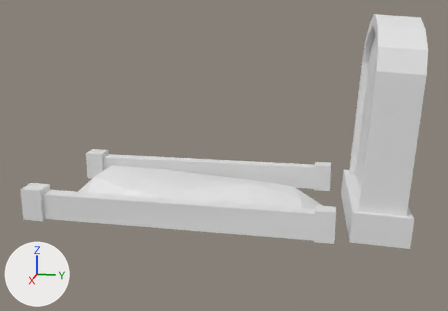
The OBJ model PressureEngineViewer/Res/Tombstone.obj: old version first, new version second.
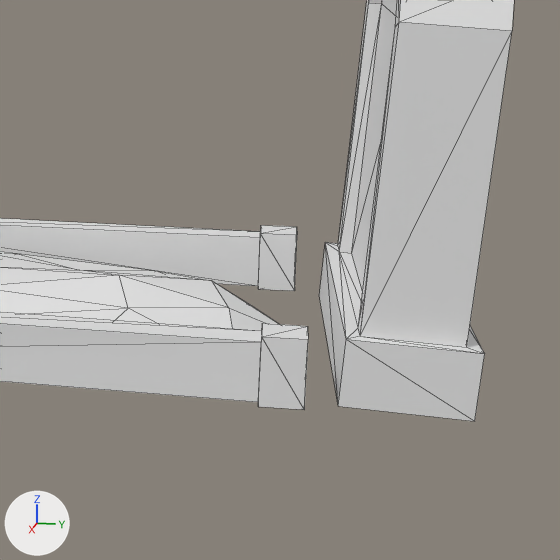
There are two pictures of each version: one whole from a camera (50 mm lens) standing at (11.48, -0.69, 3.61) and looking at (0.16, -2.95, 0.78), one close up on the part from 44% to 100% of the width and 20% to 100% of the height. The lights are fixed; the arrows at lower left show +X, +Y and +Z. The close-ups show mesh edges as thin lines. Where no turn or scale is listed for an object, it has been applied to the vertices.

The scene before the commit, as lines of its bpy script (objects in view):
```python
me_cube_cube_001 = bpy.data.meshes.new('Cube_Cube.001')
me_cube_cube_001.from_pydata(...)  # 122 vertices, 220 faces; spans x -1.58..1.72, y -6.38..0.52, z -0.37..3.42
# before: 8 (1.54, -0.55, -0.26) at pixel (338, 406), 10 (1.48, 0.44, -0.32) at pixel (474, 421), 12 (-1.4, -0.74, -0.31) at pixel (319, 295), 14 (-1.46, 0.25, -0.37)
ob_cube_cube_001 = bpy.data.objects.new('Cube_Cube.001', me_cube_cube_001)
ob_cube_cube_001.location = (0.0, 0.0, 0.0)
```
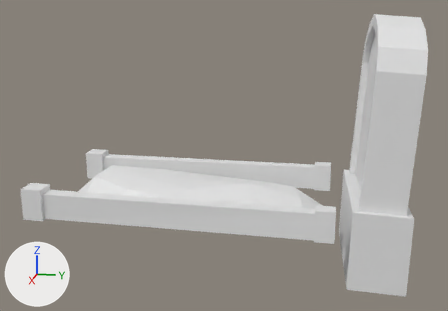
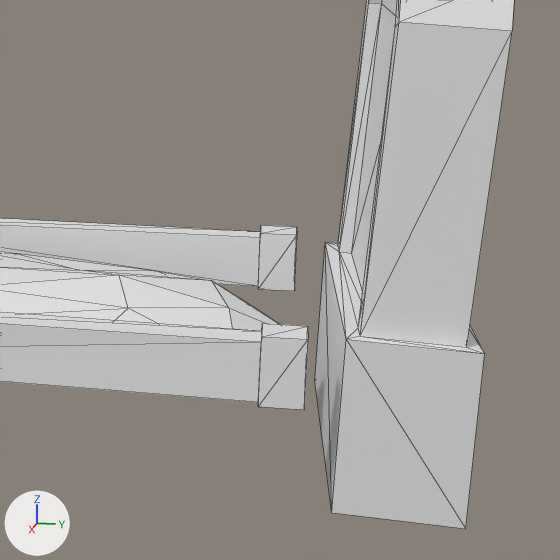
The change, as a list of edits to the scene's bpy script:
```text
Change me_cube_cube_001:
    where me_cube_cube_001.from_pydata(...)  # 122 vertices, 220 faces; spans x -1.58..1.72, y -6.38..0.52, z -0.37..3.42
    used by ob_cube_cube_001; location = (0.0, 0.0, 0.0)
    me_cube_cube_001 part 1
    add for i in [8, 10, 12, 14]: me_cube_cube_001.vertices[i].co += Vector((0.0, -0.01, -0.86))
```

Pixel boxes (x1, y1, x2, y2) of what changed, in the close-ups (560 x 560 px; the box of a moved part takes in the faces that stretch with it):
'Cube_Cube.001', reshaped: before (0, 0, 514, 421); after (0, 0, 514, 529)
part 1 of me_cube_cube_001, moved or reshaped: before (319, 243, 484, 421); after (315, 243, 485, 529)
